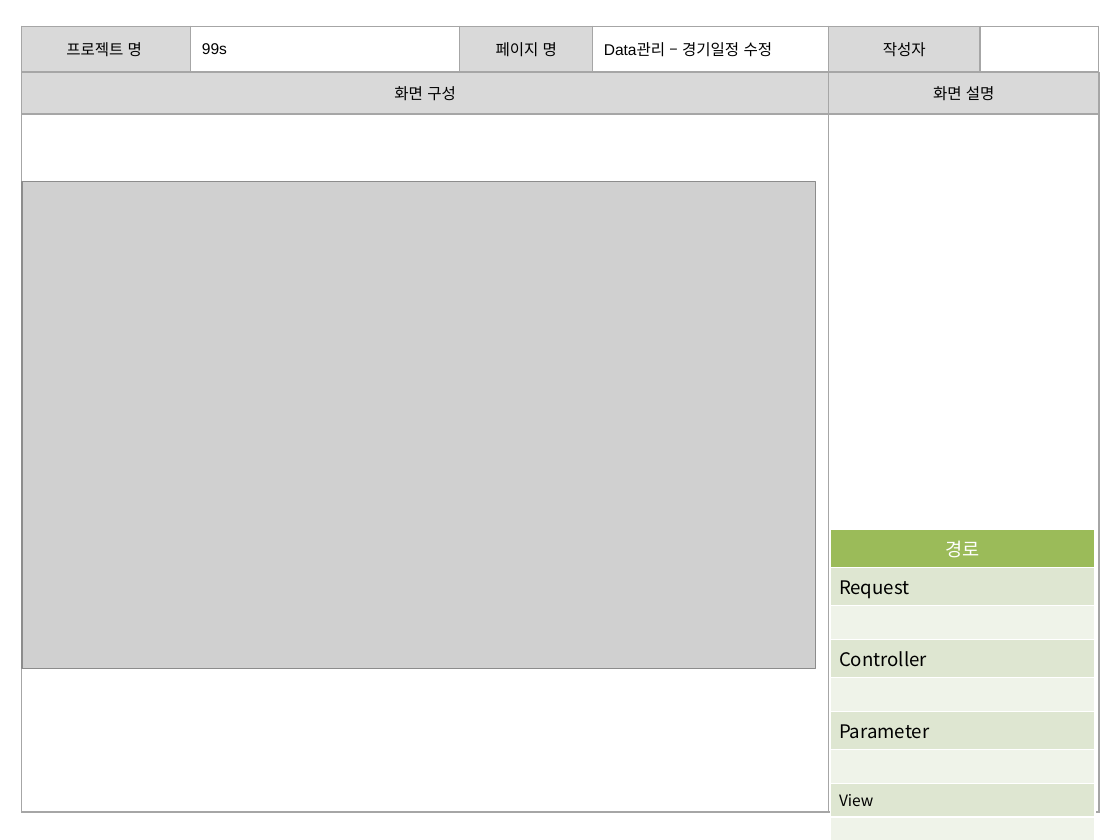
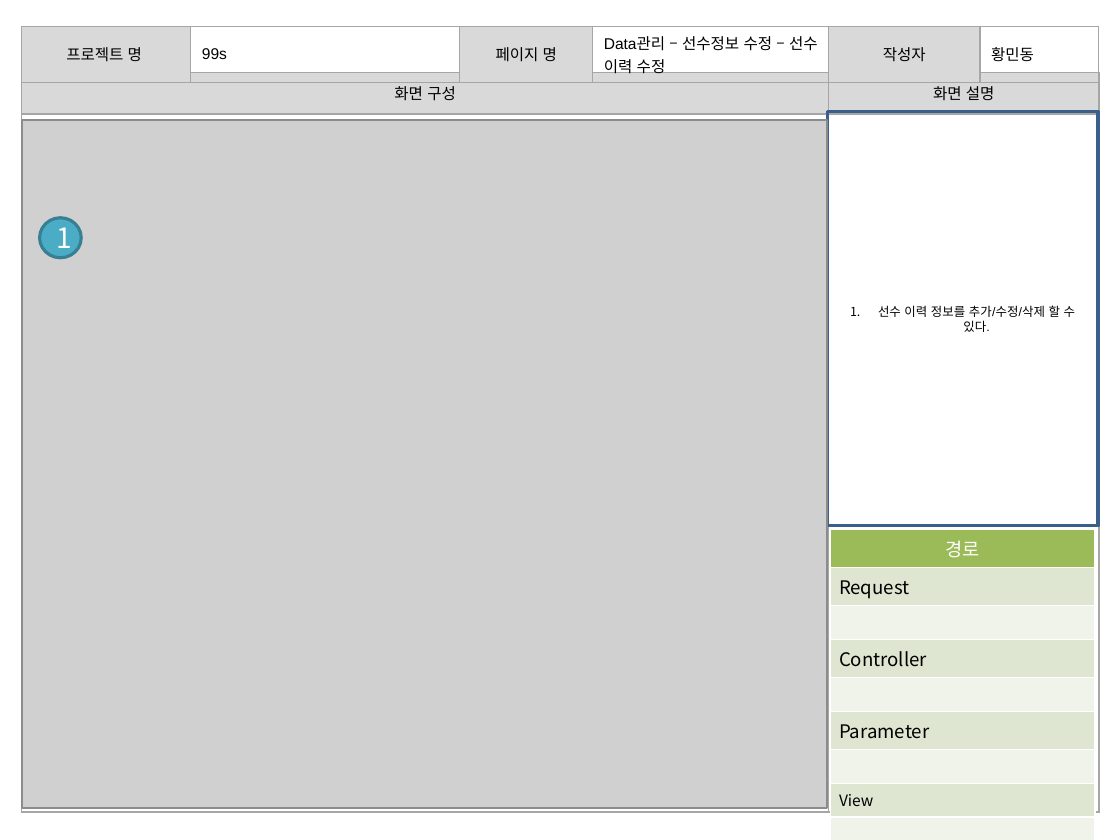
Before and after one commit to banana1531/ggs, a slide deck: slide 15 of doc/0.공용폴더/07 스토리보드/스토리보드 - 관리자 페이지.pptx (slide 13 before the commit). Drawn at 1120x840 pixels with LibreOffice and Linux fonts; fonts in the diff are those of the drawing; grey boxes stand for pictures. Boxes give left, top, right and bottom in pixels: in the first picture for what was removed or moved away, otherwise in the second. Text is boxed around its words. In the diff, an @@ line names an element or a change of style, - is before the commit and + after.

```diff
--- a/doc/0.공용폴더/07 스토리보드/스토리보드 - 관리자 페이지.pptx
+++ b/doc/0.공용폴더/07 스토리보드/스토리보드 - 관리자 페이지.pptx
@@ table at (21,26,1099,78) @@
-row 1, column 4: Data관리 – 경기일정 수정
+row 1, column 4: Data관리 – 선수정보 수정 – 선수 이력 수정
-row 1, column 6: 
+row 1, column 6: 황민동
@@ rectangle added at (827,111,1098,525), outline #3A5F8C 2 pt, 8 pt, text #000000 @@
+1. 선수 이력 정보를 추가/수정/삭제 할 수 있다.
@@ picture: place and size @@
-picture at (22,181,816,669)
+picture at (22,120,828,808)
@@ ellipse added at (39,217,81,258), fill #4BACC6, outline #377F92 2 pt, 18 pt, text #FFFFFF @@
+1
```
Also in this commit, not shown: 11 other slides changed, 2 slides added.
